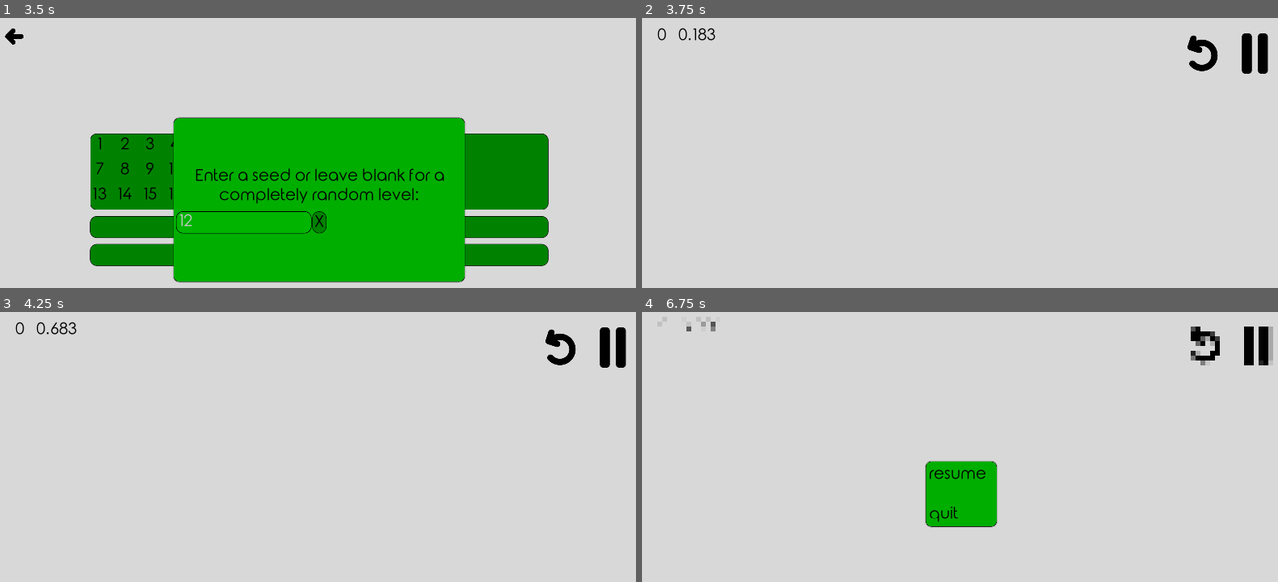
Above: before the commit, frames 1-4 (two rows, left to right).
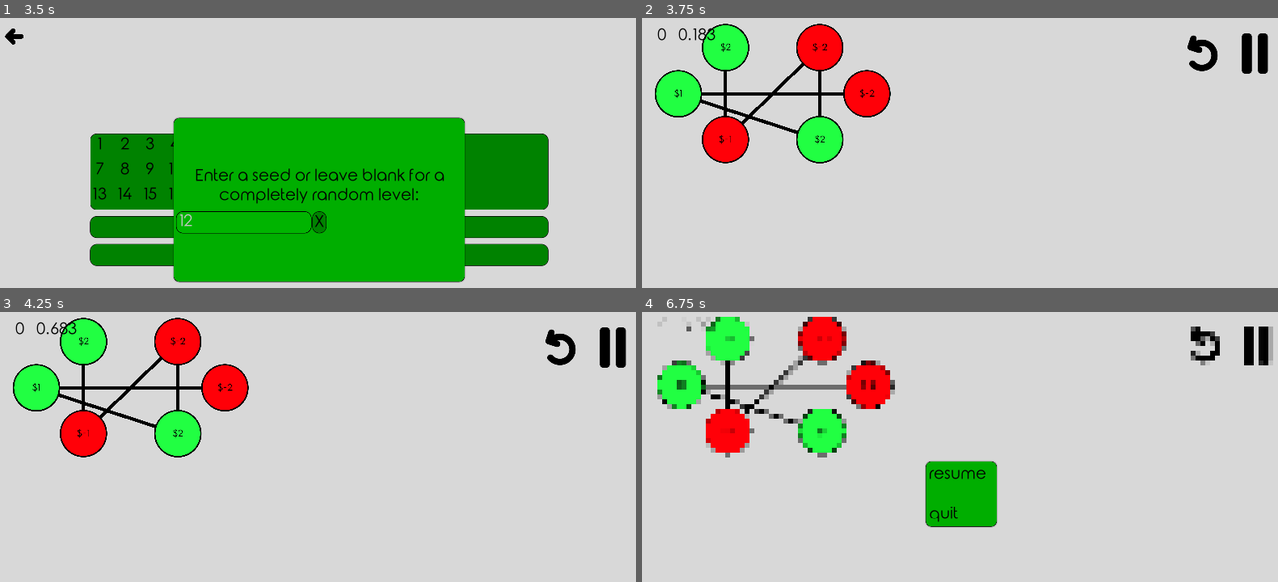
Above: after the commit, the same moments.

Repository: Inglo-Games/dollar-shuffle
Game: Godot game, scene res://scenes/lvl_menu.tscn
Two runs of this game, one before a commit and one after it. Both use one fixed random seed, a clock stepped at 60 frames per second and the inputs below. This scene is started directly instead of the project's main scene.
Inputs (mouse positions are in pixels of both pictures, inside the frame that each line leads up to):
- Up to frame 1 (3.5 s): click "Random Level" at 0.5 s; click (241, 223) at 1.27 s; type "12" at 1.35 s; click "Random Level" at 2 s; click "Random Level" at 2.75 s
- Up to frame 2 (3.75 s): click "Tutorials" at 3.5 s
- Up to frame 3 (4.25 s): no input
- Up to frame 4 (6.75 s): click (1201, 347) at 4.25 s; click (1201, 347) at 5 s; click (1201, 347) at 5.75 s; click (1252, 347) at 6.5 s

Frame 1 is identical in both runs. In frame 2, 7.0% of the frame differs, in the area x 2-40%, y 2-54%; in frame 3, 7.0%; in frame 4, 7.5%, in the area x 2-40%, y 1-54%.
Error before the commit: Invalid get index 'current_level' (on base: 'Node (globals.gd)'). (res://scripts/graph_gen.gd:21)

Commit message:
Adding whitelist to point distribution function

Diff:
--- a/scripts/graph_gen.gd
+++ b/scripts/graph_gen.gd
@@ -18,7 +18,7 @@
 	# Setup node layout
 	data = organize_nodes(data)
 	# Debug print
-	print("Graph seed: %s" % globals.current_level)
+	print("Graph seed: %s" % ProjectSettings.get_setting("game/last_played"))
 	print("New graph: %s" % str(data))
 	return data
 
@@ -90,13 +90,23 @@
 	var min_points = conns - n + 1
 	# Start with current total value, noting each node is initialized with -2 val
 	var total = n * -2
+	# Create a list of nodes to add to
+	var whitelist = []
+	for index in range(n):
+		whitelist.append(index)
+	# Remove 2-4 nodes from that list at random
+	# This guarantees some negative nodes
+	for index in range((randi()%2)+2):
+		whitelist.remove(randi()%whitelist.size())
 	# Add points at random until total equals min_points
 	while min_points > total:
 		# Either add 1 or subtract 1 from a random node, with a
-		# 40% chance of subtracting
+		# 25% chance of subtracting
 		var point = 1
-		if randf() <= 0.4:
+		if randf() <= 0.25:
 			point = -1
-		graph_data[str(randi()%n)]["value"] += point
+		# Pick the node to add to/sub from
+		var target = str(whitelist[randi()%whitelist.size()])
+		graph_data[target]["value"] += point
 		total += point
 	return graph_data
